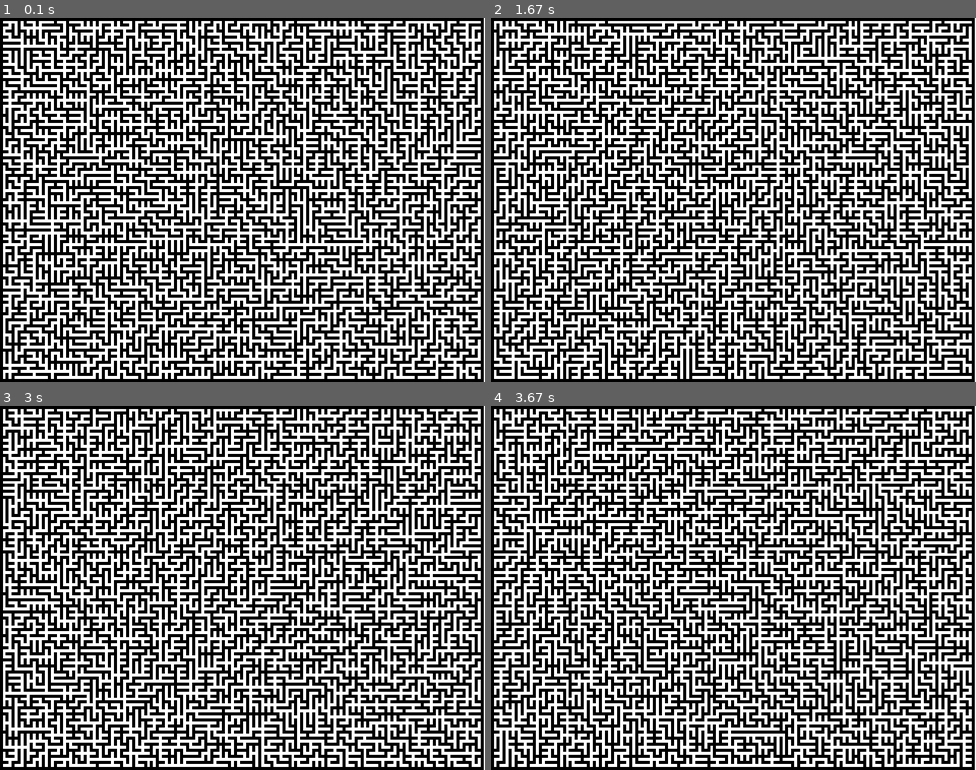
Above: before the commit, frames 1-4 (two rows, left to right).
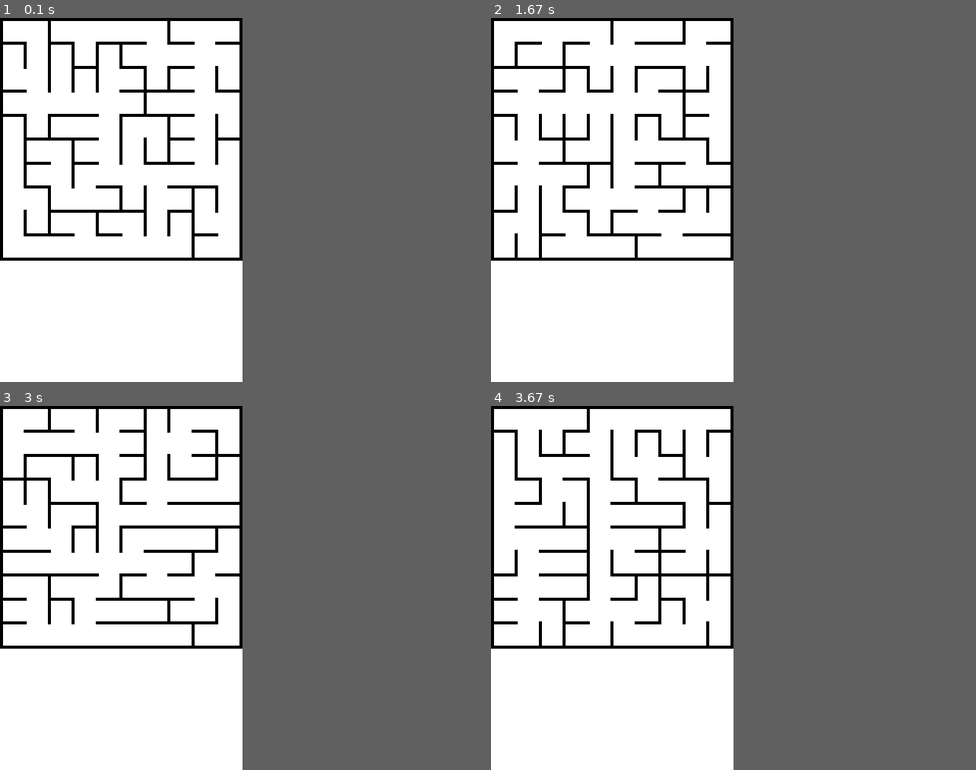
Above: after the commit, the same moments.

Repository: ForTheWindFTW/R3-SoftwareTraining-2-StanleyChow
Game: pygame game, started from main.py
Two runs of this game, one before a commit and one after it. Both use one fixed random seed, a clock stepped at 60 frames per second and the inputs below.
Inputs (mouse positions are in pixels of both pictures, inside the frame that each line leads up to):
- Up to frame 1 (0.1 s): no input
- Up to frame 2 (1.67 s): click (612, 200) at 0.38 s; click (612, 221) at 0.72 s; click (539, 145) at 1.05 s; click (699, 327) at 1.38 s
- Up to frame 3 (3 s): click (126, 464) at 1.72 s; click (111, 682) at 2.05 s; click (111, 526) at 2.38 s; click (87, 511) at 2.72 s
- Up to frame 4 (3.67 s): click (675, 555) at 3.05 s; click (685, 580) at 3.38 s
In our replay, the window is 800x600 before the commit and 400x600 after it. These sizes can differ from the game's own. Grey fills any space a smaller window leaves; there, only what the larger window draws over its background counts as a difference.

The runs differ from the first frame. In frame 1, 48% of the frame differs, in the area x 0-100%, y 0-100%; in frame 2, 48%; in frame 3, 48%; in frame 4, 48%.

Commit message:
added images, removed redundant code

Diff:
--- a/main.py
+++ b/main.py
@@ -1,18 +1,16 @@
 import sys
 import pygame
 import scmaze
-import time
 
 WHITE = (255, 255, 255)
 BLACK = (0, 0, 0)
 
 FPS = 30  # refresh rate of pygame screen
 STROKE_WIDTH = 5  # line width, in pixels
-# GRID_DIM = (16, 12)  # number of tiles width and height-wise
-GRID_DIM = (80, 60)
+GRID_DIM = (10, 10)  # number of tiles width and height-wise
 
 # screen dimensions, in pixels
-WIDTH = 800
+WIDTH = 400
 HEIGHT = 600
 
 WINDOW_TITLE = 'Maze Generator - SC'
@@ -72,7 +70,6 @@
     graph = scmaze.gen_prim_maze(GRID_DIM)
     running = True
     while running:
-        t1 = 0
         # keep running at the right speed
         clock.tick(FPS)
         # process input (events)
@@ -84,10 +81,7 @@
                 # create new maze on left click
                 graph = scmaze.gen_prim_maze(GRID_DIM)
         screen.fill(WHITE)
-        t1 = time.time_ns()
         draw_grid(screen, graph)
-        if t1:
-            print(f'{time.time_ns() - t1}ns = {(time.time_ns() - t1) / 1e3}us = {(time.time_ns() - t1) / 1e6}ms = {(time.time_ns() - t1) / 1e9}s time to draw')
         pygame.display.update()
 
     pygame.quit()
--- /dev/null
+++ b/snippets/base_pygame_code.py
@@ -0,0 +1,29 @@
+"""
+Base pygame code provided
+"""
+
+import pygame
+WIDTH = 800
+HEIGHT = 800
+FPS = 30
+
+# initialize Pygame
+pygame.init()
+pygame.mixer.init()
+screen = pygame.display.set_mode((WIDTH, HEIGHT))
+pygame.display.set_caption("Grid")
+clock = pygame.time.Clock()
+white = [255, 255, 255]
+black = [0, 0, 0]
+screen.fill(white)
+pygame.display.update()
+
+running = True
+while running:
+    # keep running at the right speed
+    clock.tick(FPS)
+    # process input (events)
+    for event in pygame.event.get():
+        # check for closing the window
+        if event.type == pygame.QUIT:
+            running = False
Not shown, changed: README.md
Binary file added: images/generated_maze1.png
Binary file added: images/generated_maze2.png
